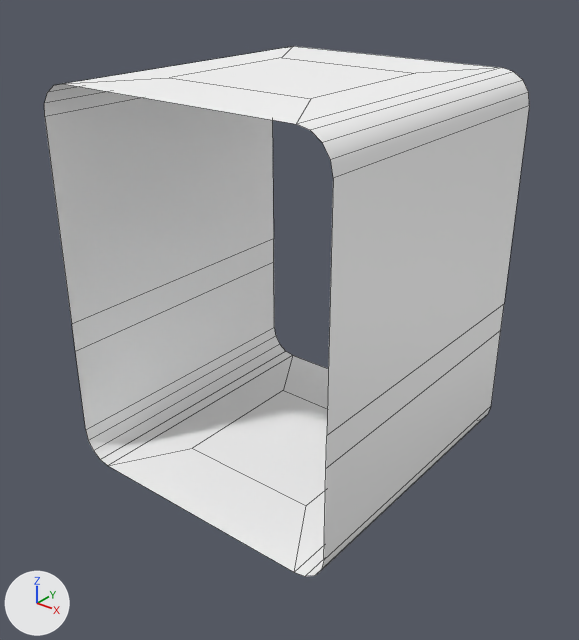
Two versions of the FBX model Assets/Meshes/Hall.fbx, one commit apart.
Both versions are drawn from a camera (50 mm lens) standing at (0.0293, -0.0371, 0.0324) and looking at (0.0005, -0.0011, 0.0101). Lighting does not change. The marker at lower left points along +X, +Y and +Z. Mesh edges are drawn as thin lines. Where no turn or scale is listed for an object, it has been applied to the vertices. Vertices at the same position are counted once.

The older version as bpy lines, for what is in view:
```python
me_mesh = bpy.data.meshes.new('Mesh')
me_mesh.from_pydata(...)  # 56 vertices, 32 faces; spans x -0.01..0.01, y -0.01..0.01, z 0.0..0.025
me_mesh.materials.append(mat_station)  # white #ffffff
ob_mesh = bpy.data.objects.new('Mesh', me_mesh)
ob_mesh.location = (0.0, 0.0, 0.0)
```
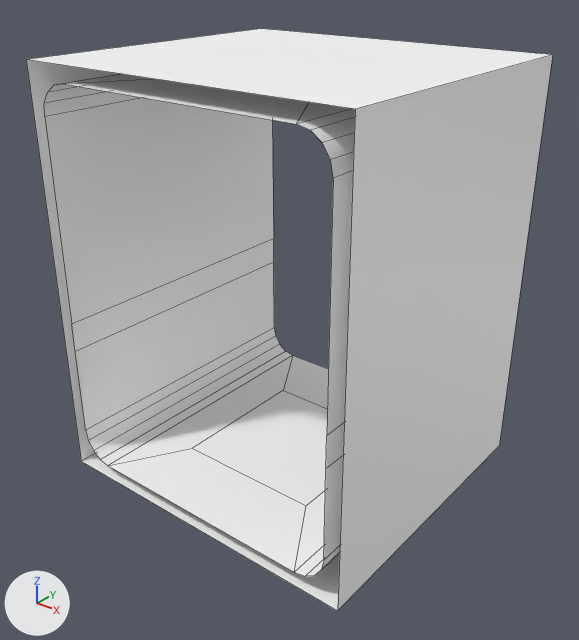
The change, as JSON lines over the scene's bpy script:
```json
{"block": "me_mesh", "where": "me_mesh.from_pydata(...)  # 56 vertices, 32 faces; spans x -0.01..0.01, y -0.01..0.01, z 0.0..0.025"}
{"block": "me_mesh", "where": "# used by ob_mesh; location = (0.0, 0.0, 0.0)"}
{"block": "me_mesh", "where": "# verts and faces of me_mesh; kept vertices keep their numbers, new ones are numbered from 56"}
{"block": "me_mesh", "change": "me_mesh part 1"}
{"op": "add", "block": "me_mesh", "code": "verts[56] = (-0.011, 0.01, 0.026)  # pixel (261, 28)"}
{"op": "add", "block": "me_mesh", "code": "verts[57] = (-0.011, -0.01, 0.026)  # pixel (26, 59)"}
{"op": "add", "block": "me_mesh", "code": "verts[58] = (-0.011, 0.01, -0.001)"}
{"op": "add", "block": "me_mesh", "code": "verts[59] = (-0.011, -0.01, -0.001)  # pixel (81, 461)"}
{"op": "add", "block": "me_mesh", "code": "for new, old in zip([*range(60, 64)], [*range(56, 60)]): verts[new] = verts[old] + (0.022, 0.0, 0.0)"}
{"op": "add", "block": "me_mesh", "code": "faces += [(56, 60, 61, 57), (56, 57, 59, 58), (58, 59, 63, 62), (60, 62, 63, 61)]"}
```

Boxes [x1, y1, x2, y2] around the edits, measured in the pictures (579 x 640 px):
```json
{"object": "Mesh", "change": "reshaped", "before": [44, 46, 529, 576], "after": [26, 29, 553, 611], "on screen": "9% wider, 10% taller"}
{"part": 1, "of": "me_mesh", "change": "added", "after": [26, 29, 553, 611]}
```
